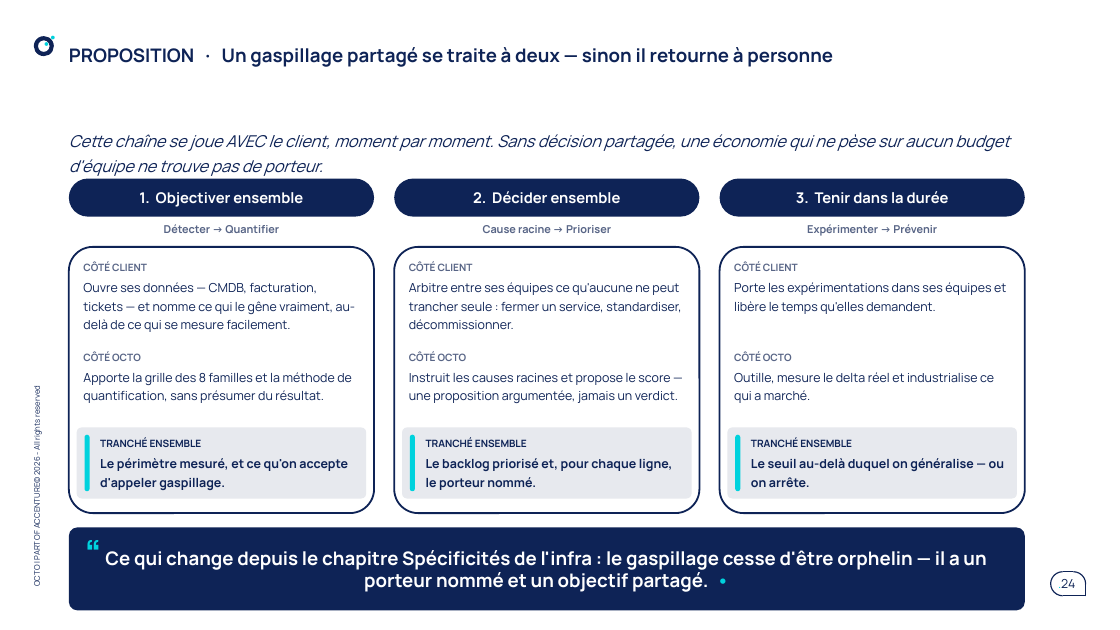
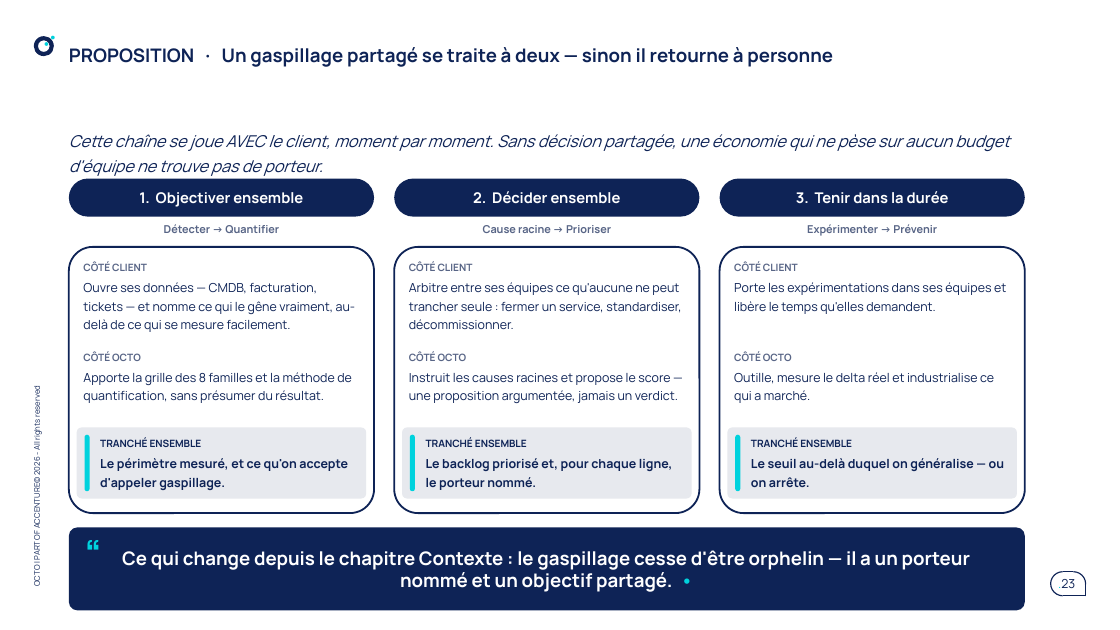
Before and after one commit to claudecamus-dot/Vscode3, a slide deck: slide 23 of docs/cadrage-ppt/bmad-iap-cadrage-synthese.pptx (slide 24 before the commit). Drawn at 1120x630 pixels with LibreOffice and Linux fonts; fonts in the diff are those of the drawing. Boxes give left, top, right and bottom in pixels: in the first picture for what was removed or moved away, otherwise in the second. Text is boxed around its words. In the diff, an @@ line names an element or a change of style, - is before the commit and + after.

```diff
--- a/docs/cadrage-ppt/bmad-iap-cadrage-synthese.pptx
+++ b/docs/cadrage-ppt/bmad-iap-cadrage-synthese.pptx
@@ text at box(122, 550, 970, 592): text changed @@
-Ce qui change depuis le chapitre Spécificités de l'infra : le gaspillage cesse d'être orphelin — il a un porteur nommé et un objectif partagé. •
+Ce qui change depuis le chapitre Contexte : le gaspillage cesse d'être orphelin — il a un porteur nommé et un objectif partagé. •
@@ page number at box(1058, 579, 1075, 588): text changed @@
-.24
+.23
```
Also in this commit, not shown: 17 other slides changed, 6 slides added, 5 slides removed, 2 other files.
